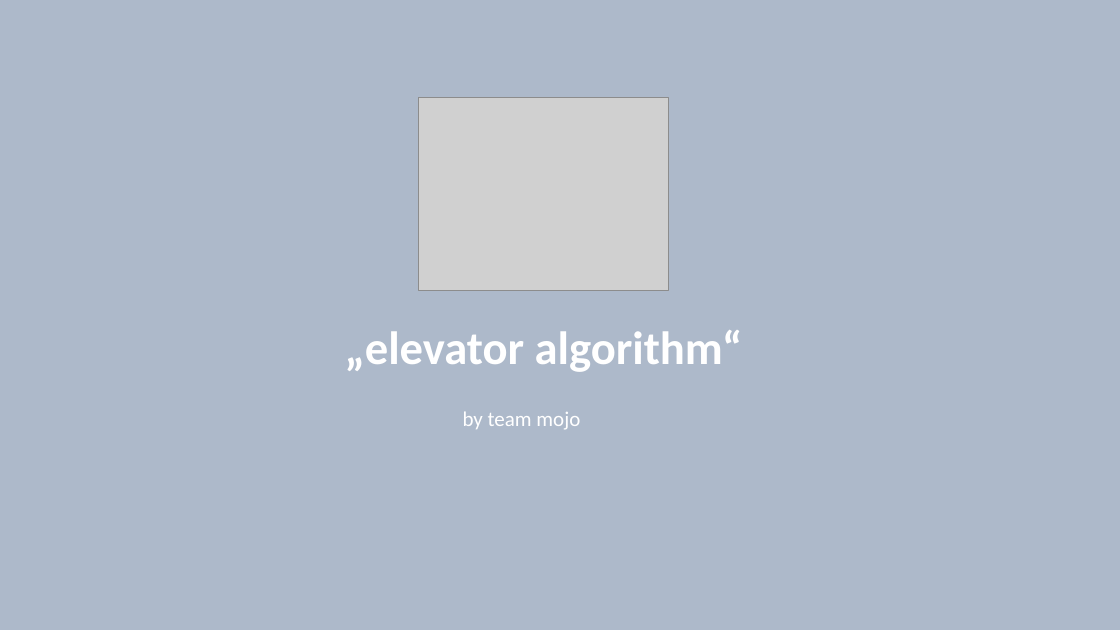
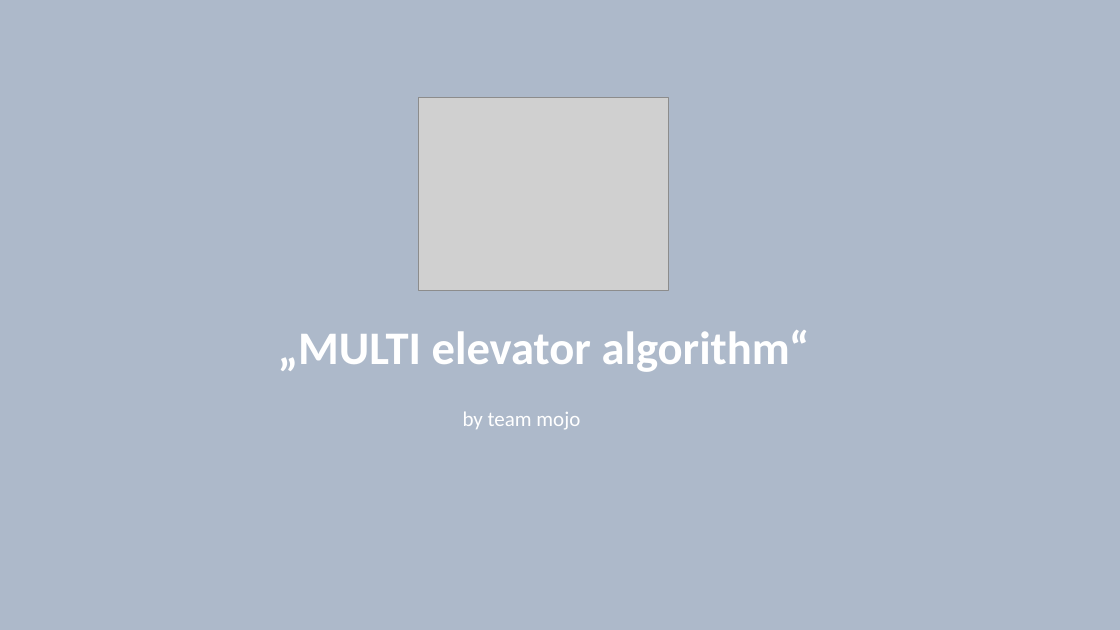
Before and after one commit to RBEGamer/HACK4TK_HACKATHON_2018, a slide deck: slide 1 of presentationHack4tk.pptx. Drawn at 1120x630 pixels with LibreOffice and Linux fonts; fonts in the diff are those of the drawing; grey boxes stand for pictures. Boxes give left, top, right and bottom in pixels: in the first picture for what was removed or moved away, otherwise in the second. Text is boxed around its words. In the diff, an @@ line names an element or a change of style, - is before the commit and + after.

```diff
--- a/presentationHack4tk.pptx
+++ b/presentationHack4tk.pptx
@@ text at <box>278,330,810,372</box>: text changed @@
-„elevator algorithm“
+„MULTI elevator algorithm“
```
Also in this commit, not shown: 2 other slides changed.
